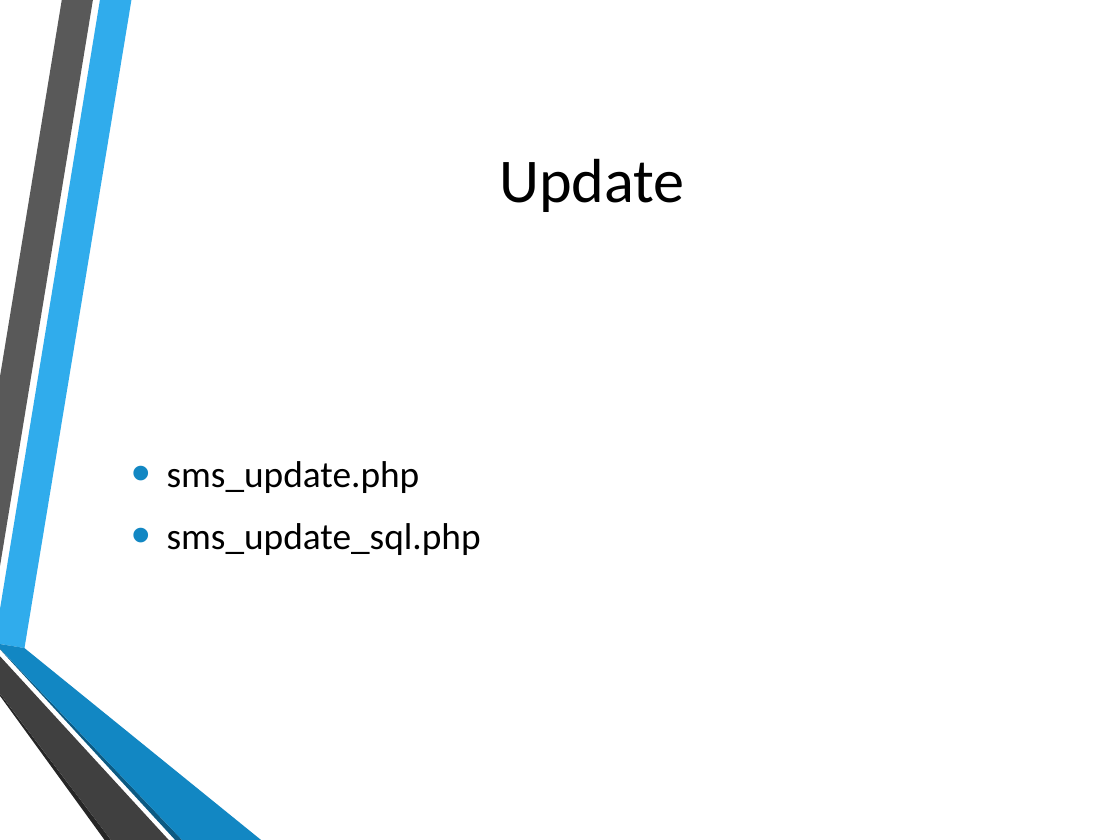
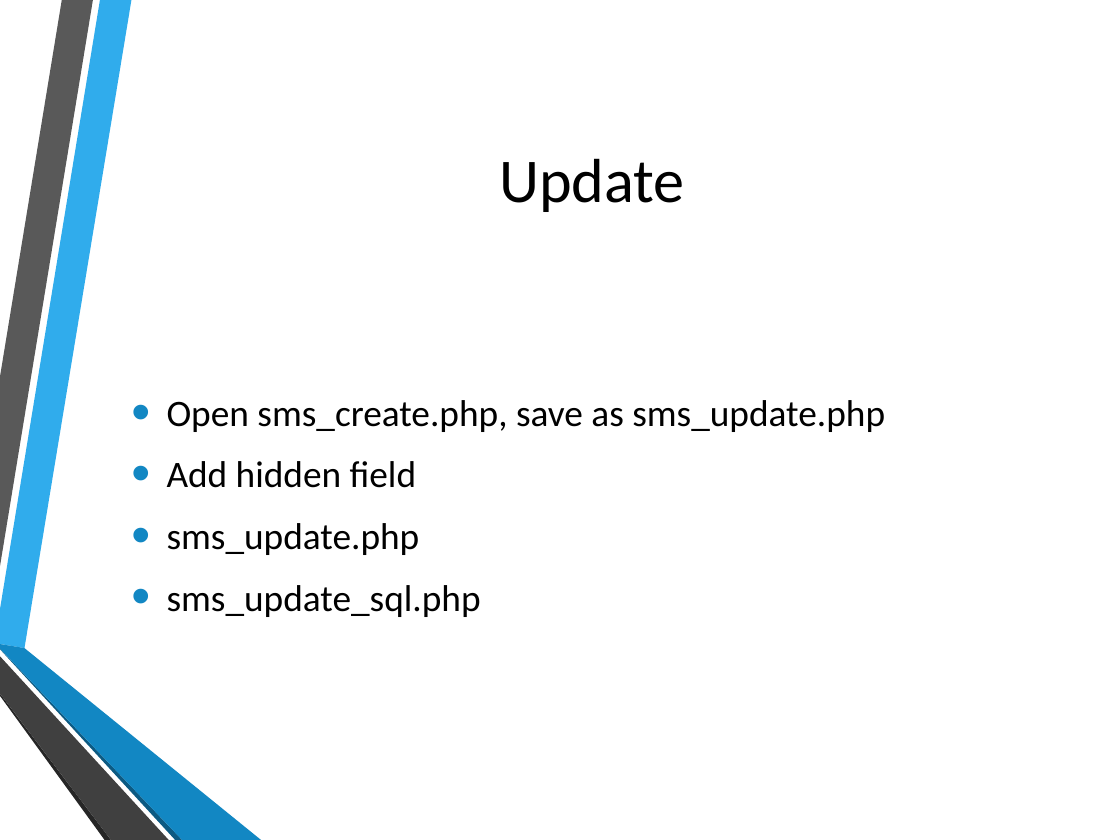
Before and after one commit to hatted/fevaworks-php, a slide deck: slide 27 of php-fw9/SMS.pptx. Drawn at 1120x840 pixels with LibreOffice and Linux fonts; fonts in the diff are those of the drawing; background and template pictures are left out. Boxes give left, top, right and bottom in pixels: in the first picture for what was removed or moved away, otherwise in the second. Text is boxed around its words. In the diff, an @@ line names an element or a change of style, - is before the commit and + after.

```diff
--- a/php-fw9/SMS.pptx
+++ b/php-fw9/SMS.pptx
@@ text at [167, 400, 885, 488]: paragraphs added @@
+• Open sms_create.php, save as sms_update.php
+• Add hidden field
```
Also in this commit, not shown: 2 other slides changed, 15 other files.
